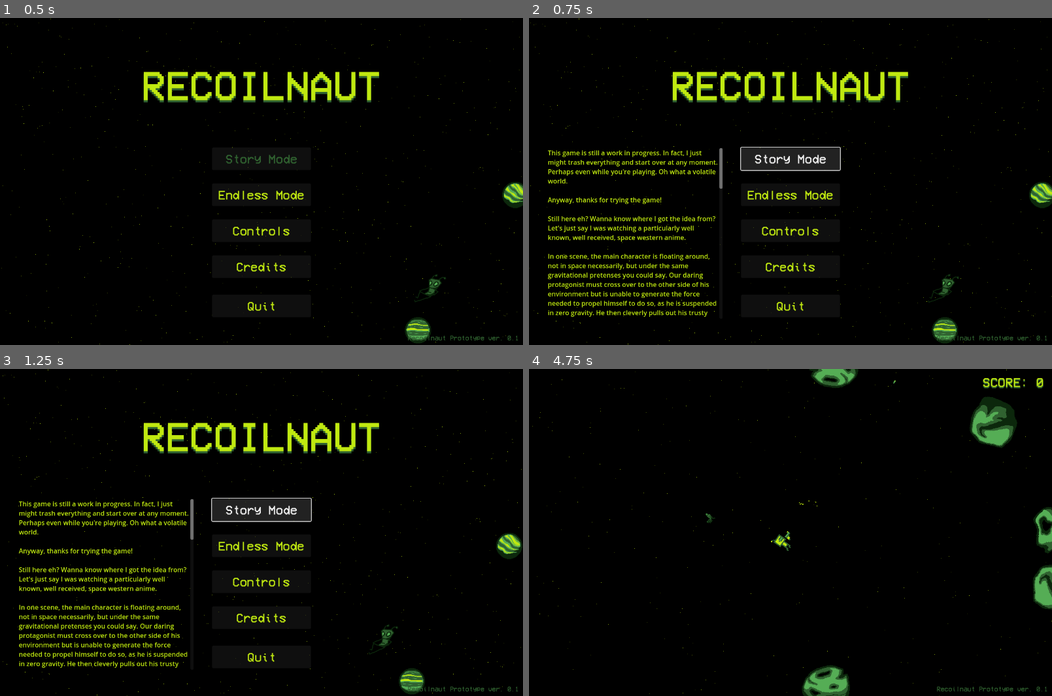
Above: before the commit, frames 1-4 (two rows, left to right).
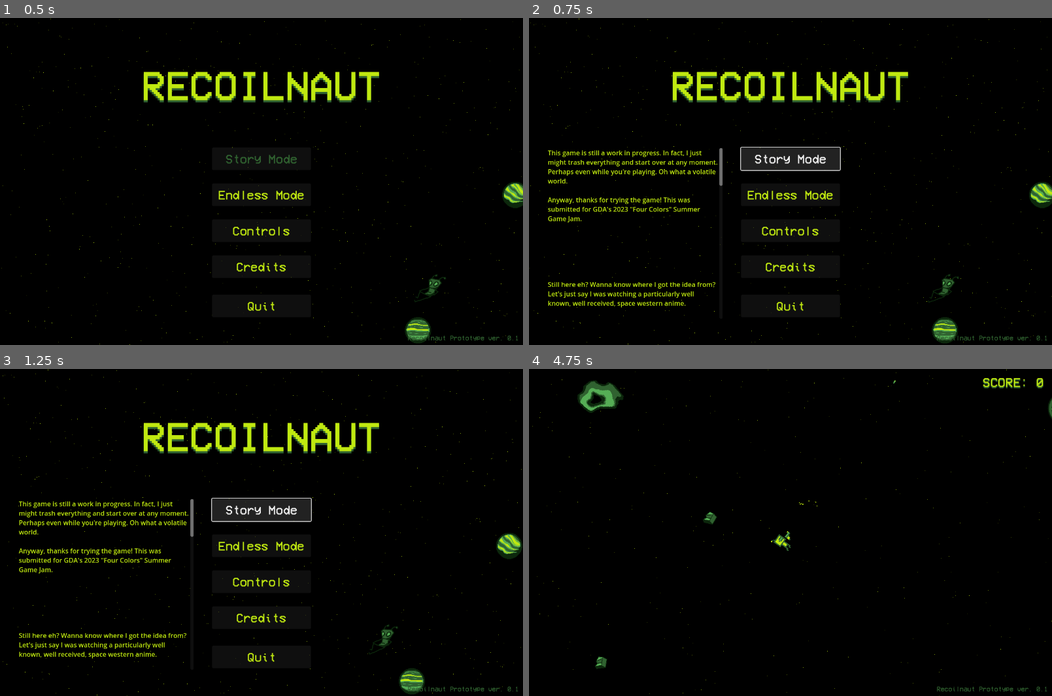
Above: after the commit, the same moments.

Repository: Jay-Dante/Recoilnaut-Prototype
Game: Godot game, scene res://Scenes/main_menu.tscn
Same seed, same stepped clock (60 frames per second), same inputs: the game is played once before the commit and once after it.
Inputs (mouse positions are in pixels of both pictures, inside the frame that each line leads up to):
- Up to frame 1 (0.5 s): no input
- Up to frame 2 (0.75 s): click "Story Mode" at 0.5 s
- Up to frame 3 (1.25 s): no input
- Up to frame 4 (4.75 s): click "Story Mode" at 1.25 s; click "Endless Mode" at 2 s; move the mouse to (905, 516) at 2.77 s; click (905, 516) at 2.85 s; move the mouse to (685, 548) at 3.52 s; click (685, 548) at 3.6 s; move the mouse to (842, 460) at 4.27 s; click (842, 460) at 4.35 s

Frame 1 is identical in both runs. In frame 2, 2.8% of the frame differs, in the area x 3-37%, y 51-92%; in frame 3, 2.8%; in frame 4, 3.6%, in the area x 9-100%, y 0-100%.

Commit message:
Random Asteroid Spawning

Diff:
--- /dev/null
+++ b/Scenes/GoofyAh.tscn
@@ -0,0 +1,8 @@
+[gd_scene load_steps=2 format=3 uid="uid://b4u2d0gcgg8no"]
+
+[ext_resource type="AudioStream" uid="uid://dbuedfim0qyra" path="res://Assets/Music/GoofyAhSong.wav" id="1_r0kme"]
+
+[node name="AudioStreamPlayer2D" type="AudioStreamPlayer"]
+stream = ExtResource("1_r0kme")
+volume_db = -50.0
+autoplay = true
--- a/Scenes/Test_Scene.tscn
+++ b/Scenes/Test_Scene.tscn
@@ -1,13 +1,14 @@
-[gd_scene load_steps=10 format=3 uid="uid://bvfjdbhov71c0"]
+[gd_scene load_steps=11 format=3 uid="uid://bvfjdbhov71c0"]
 
 [ext_resource type="PackedScene" uid="uid://ce5hcqoq1v8d" path="res://Scenes/recoilnaut.tscn" id="1_6v4gp"]
 [ext_resource type="Script" path="res://Scripts/game.gd" id="1_jdrf8"]
 [ext_resource type="PackedScene" uid="uid://dky3hkhshbj4v" path="res://Scenes/hud.tscn" id="2_cd1rt"]
-[ext_resource type="PackedScene" uid="uid://cudgdf6e38n7y" path="res://Scenes/asteroid.tscn" id="3_a5edd"]
 [ext_resource type="PackedScene" uid="uid://bbeu6ls63kc50" path="res://Scenes/game_over_screen.tscn" id="4_22l8h"]
 [ext_resource type="PackedScene" uid="uid://dktd4wxi75vim" path="res://Scenes/health.tscn" id="4_xsfd6"]
 [ext_resource type="Script" path="res://Scenes/StarfieldParallax.gd" id="7_hbmsb"]
 [ext_resource type="PackedScene" uid="uid://c0psba0a4hq2i" path="res://Scenes/debris.tscn" id="8_nqflh"]
+[ext_resource type="PackedScene" uid="uid://b4u2d0gcgg8no" path="res://Scenes/GoofyAh.tscn" id="9_vv3qt"]
+[ext_resource type="PackedScene" uid="uid://dehl5f4ildtms" path="res://Scenes/spawn_timer.tscn" id="10_f61fe"]
 
 [sub_resource type="ParticleProcessMaterial" id="ParticleProcessMaterial_1pqoh"]
 emission_shape = 3
@@ -51,49 +52,31 @@
 preprocess = 280.0
 speed_scale = 64.0
 
+[node name="AudioStreamPlayer2D" parent="Recoilnaut" instance=ExtResource("9_vv3qt")]
+volume_db = -20.0
+
+[node name="Timer" parent="Recoilnaut" instance=ExtResource("10_f61fe")]
+autostart = true
+
 [node name="Bullets" type="Node" parent="."]
 
 [node name="Debris" type="Node" parent="."]
 
 [node name="Asteroids" type="Node" parent="Debris"]
 
-[node name="Asteroid" parent="Debris/Asteroids" instance=ExtResource("3_a5edd")]
-position = Vector2(308, -81)
+[node name="Wreckage" type="Node" parent="Debris"]
 
-[node name="Asteroid2" parent="Debris/Asteroids" instance=ExtResource("3_a5edd")]
-position = Vector2(-182, 223)
-
-[node name="Asteroid3" parent="Debris/Asteroids" instance=ExtResource("3_a5edd")]
-position = Vector2(-94, 580)
-
-[node name="Asteroid4" parent="Debris/Asteroids" instance=ExtResource("3_a5edd")]
-position = Vector2(149, 977)
-
-[node name="Asteroid5" parent="Debris/Asteroids" instance=ExtResource("3_a5edd")]
-position = Vector2(541, 982)
-
-[node name="Asteroid6" parent="Debris/Asteroids" instance=ExtResource("3_a5edd")]
-position = Vector2(900, 946)
-
-[node name="Asteroid7" parent="Debris/Asteroids" instance=ExtResource("3_a5edd")]
-position = Vector2(1278, 934)
-
-[node name="Asteroid8" parent="Debris/Asteroids" instance=ExtResource("3_a5edd")]
-position = Vector2(1399, 572)
-
-[node name="Asteroid9" parent="Debris/Asteroids" instance=ExtResource("3_a5edd")]
-position = Vector2(1378, 244)
-
-[node name="Asteroid10" parent="Debris/Asteroids" instance=ExtResource("3_a5edd")]
-position = Vector2(1114, -89)
-
-[node name="Asteroid11" parent="Debris/Asteroids" instance=ExtResource("3_a5edd")]
-position = Vector2(743, -103)
-
-[node name="debris" parent="Debris/Asteroids" instance=ExtResource("8_nqflh")]
+[node name="debris" parent="Debris/Wreckage" instance=ExtResource("8_nqflh")]
 position = Vector2(328, 376)
 
-[node name="Wreckage" type="Node" parent="Debris"]
+[node name="debris2" parent="Debris/Wreckage" instance=ExtResource("8_nqflh")]
+position = Vector2(1216, 704)
+
+[node name="debris3" parent="Debris/Wreckage" instance=ExtResource("8_nqflh")]
+position = Vector2(62, 730)
+
+[node name="debris4" parent="Debris/Wreckage" instance=ExtResource("8_nqflh")]
+position = Vector2(1197, 106)
 
 [node name="PlayerSpawn" type="Node2D" parent="."]
 position = Vector2(640, 400)
--- /dev/null
+++ b/Scenes/da_drone.tscn
@@ -0,0 +1,7 @@
+[gd_scene load_steps=2 format=3 uid="uid://01wxt76kg064"]
+
+[ext_resource type="AudioStream" uid="uid://ds18lgwig1ios" path="res://Assets/Music/HeresyoDronedoo.wav" id="1_csapc"]
+
+[node name="DaDrone" type="AudioStreamPlayer2D"]
+stream = ExtResource("1_csapc")
+volume_db = -15.0
--- a/Scenes/debris.gd
+++ b/Scenes/debris.gd
@@ -14,8 +14,7 @@
 
 var smallSpriteTextures = [
 	"res://Assets/Art/Debris/Small/Debris7.png",
-	"res://Assets/Art/Debris/Small/Debris14.png",
-	"res://Assets/Art/Debris/Small/Debris17.png"
+	"res://Assets/Art/Debris/Small/Debris14.png"
 	]
 
 var mediumSpriteTextures = [
@@ -25,7 +24,8 @@
 	"res://Assets/Art/Debris/Small/Debris16.png",
 	"res://Assets/Art/Debris/Small/Debris13.png",
 	"res://Assets/Art/Debris/Small/Debris15.png",
-	"res://Assets/Art/Debris/Medium/Debris10.png"
+	"res://Assets/Art/Debris/Medium/Debris10.png",
+	"res://Assets/Art/Debris/Small/Debris17.png"
 ]
 
 var largeSpriteTextures = [
--- a/Scenes/main_menu.gd
+++ b/Scenes/main_menu.gd
@@ -3,6 +3,13 @@
 @onready var UM = $StoryModeButton/UnnecessaryMonologue;
 @onready var Controls = $ControlsButton/Instructions;
 @onready var Credits = $CreditsButton/Credits;
+#@onready var audioPlayer = $DaDrone;
+#
+#func _ready():
+#	var audio = preload("res://Assets/Music/HeresyoDronedoo.wav");
+#	audioPlayer.stream = audio;
+#	audioPlayer.loop = true;
+#	audioPlayer.play();
 
 func _on_story_mode_button_pressed():
 	UM.visible = !UM.visible;
--- a/Scenes/main_menu.tscn
+++ b/Scenes/main_menu.tscn
@@ -1,10 +1,11 @@
-[gd_scene load_steps=13 format=3 uid="uid://rg6geehig6om"]
+[gd_scene load_steps=14 format=3 uid="uid://rg6geehig6om"]
 
 [ext_resource type="FontFile" uid="uid://dynf0qxshk31i" path="res://Assets/Type/VCR_OSD_MONO_1.001.ttf" id="1_5d01w"]
 [ext_resource type="Script" path="res://Scenes/main_menu.gd" id="1_i2ina"]
 [ext_resource type="Texture2D" uid="uid://cuu5n4ldakfap" path="res://Assets/Art/Instructions.png" id="3_ok2tc"]
 [ext_resource type="Texture2D" uid="uid://b7fonqwejw52t" path="res://Assets/Art/Planets/Sheet_Planets.png" id="4_uw4ux"]
 [ext_resource type="Texture2D" uid="uid://c3k6pi1lfircd" path="res://Assets/Art/Debris/Sheet_Debris.png" id="5_ceq3l"]
+[ext_resource type="PackedScene" uid="uid://01wxt76kg064" path="res://Scenes/da_drone.tscn" id="6_hib1w"]
 
 [sub_resource type="LabelSettings" id="LabelSettings_vnouq"]
 font = ExtResource("1_5d01w")
@@ -123,7 +124,12 @@
 theme_override_colors/default_color = Color(0.752941, 0.913725, 0.0627451, 1)
 text = "This game is still a work in progress. In fact, I just might trash everything and start over at any moment. Perhaps even while you're playing. Oh what a volatile world.
 
-Anyway, thanks for trying the game!
+Anyway, thanks for trying the game! This was submitted for GDA's 2023 \"Four Colors\" Summer Game Jam.
+
+
+
+
+
 
 Still here eh? Wanna know where I got the idea from? Let's just say I was watching a particularly well known, well received, space western anime.
 
@@ -219,26 +225,37 @@
 texture = ExtResource("3_ok2tc")
 
 [node name="Aim" type="Label" parent="ControlsButton/Instructions"]
-offset_left = -48.897
-offset_top = -41.5296
-offset_right = 57.103
-offset_bottom = -15.5296
+offset_left = -49.0
+offset_top = -62.9988
+offset_right = 57.0
+offset_bottom = -44.9988
 theme_override_colors/font_color = Color(0.752941, 0.913725, 0.0627451, 1)
 theme_override_fonts/font = ExtResource("1_5d01w")
 theme_override_font_sizes/font_size = 14
 text = "MOUSE TO AIM"
 
-[node name="Aim" type="Label" parent="ControlsButton/Instructions/Aim"]
-layout_mode = 0
-offset_left = -0.0533447
-offset_top = 60.4439
-offset_right = 105.947
-offset_bottom = 86.4439
+[node name="CTS" type="Label" parent="ControlsButton/Instructions/Aim"]
+layout_mode = 0
+offset_left = -8.43152
+offset_top = 3.62356
+offset_right = 106.568
+offset_bottom = 35.6236
 theme_override_colors/font_color = Color(0.752941, 0.913725, 0.0627451, 1)
 theme_override_fonts/font = ExtResource("1_5d01w")
 theme_override_font_sizes/font_size = 14
-text = "CLICK
-TO SHOOT"
+text = "
+CLICK TO SHOOT"
+
+[node name="CTS2" type="Label" parent="ControlsButton/Instructions/Aim"]
+layout_mode = 0
+offset_left = -8.43152
+offset_top = 96.2653
+offset_right = 106.568
+offset_bottom = 128.265
+theme_override_colors/font_color = Color(0.752941, 0.913725, 0.0627451, 1)
+theme_override_fonts/font = ExtResource("1_5d01w")
+theme_override_font_sizes/font_size = 14
+text = "'R' TO RESTART"
 
 [node name="CreditsButton" type="Button" parent="."]
 layout_mode = 1
@@ -265,7 +282,7 @@
 offset_right = 406.0
 offset_bottom = -291.0
 theme_override_colors/font_color = Color(0.188235, 0.384314, 0.188235, 1)
-text = "@Jay_Dante: Programming, Art, Design
+text = "@Jay_Dante: Programming, Art, Sound, Design
 @T.K.: Music, Sound, Design"
 
 [node name="QuitButton" type="Button" parent="."]
@@ -326,6 +343,9 @@
 lifetime = 600.0
 preprocess = 20.0
 
+[node name="DaDrone" parent="." instance=ExtResource("6_hib1w")]
+autoplay = true
+
 [connection signal="pressed" from="StoryModeButton" to="." method="_on_story_mode_button_pressed"]
 [connection signal="pressed" from="EndlessModeButton" to="." method="_on_endless_mode_button_pressed"]
 [connection signal="pressed" from="ControlsButton" to="." method="_on_controls_button_pressed"]
--- a/Scenes/pistol_bullet.tscn
+++ b/Scenes/pistol_bullet.tscn
@@ -17,6 +17,7 @@
 texture = ExtResource("1_xbqgk")
 
 [node name="CollisionShape2D" type="CollisionShape2D" parent="."]
+visible = false
 texture_filter = 1
 position = Vector2(0, -0.5)
 shape = SubResource("RectangleShape2D_46bfd")
@@ -39,5 +40,21 @@
 [node name="Bullet_Rico" type="AudioStreamPlayer2D" parent="."]
 stream = ExtResource("3_7g6u0")
 
+[node name="Ricocles" type="CPUParticles2D" parent="."]
+z_index = 100
+emitting = false
+amount = 10
+one_shot = true
+explosiveness = 1.0
+emission_shape = 1
+emission_sphere_radius = 1.0
+spread = 180.0
+gravity = Vector2(0, 0)
+initial_velocity_min = 50.0
+initial_velocity_max = 50.0
+scale_amount_min = 2.0
+scale_amount_max = 4.0
+color = Color(0.466667, 0.643137, 0.466667, 1)
+
 [connection signal="area_entered" from="." to="." method="_on_area_entered"]
 [connection signal="screen_exited" from="VisibleOnScreenNotifier2D" to="." method="_on_visible_on_screen_notifier_2d_screen_exited"]
--- /dev/null
+++ b/Scenes/spawn_timer.gd
@@ -0,0 +1,20 @@
+extends Timer
+
+signal object_instantiated(obj: Node2D);
+
+@onready var asteroid_obs = preload("res://Scenes/asteroid.tscn");
+@onready var debris_obs = preload("res://Scenes/debris.gd");
+
+var location = Vector2();
+
+func instance_objects():
+	var obj1 = null;
+	emit_signal("object_instantiated", obj1);
+	print("object signal emitted");
+
+func _on_timeout():
+	randomize();
+	location.x = randi_range(1280, 1600);
+	location.y = randi_range(800, 1000);
+
+	instance_objects();
--- /dev/null
+++ b/Scenes/spawn_timer.tscn
@@ -0,0 +1,8 @@
+[gd_scene load_steps=2 format=3 uid="uid://dehl5f4ildtms"]
+
+[ext_resource type="Script" path="res://Scenes/spawn_timer.gd" id="1_ys8ca"]
+
+[node name="Timer" type="Timer"]
+script = ExtResource("1_ys8ca")
+
+[connection signal="timeout" from="." to="." method="_on_timeout"]
--- a/Scripts/Asteroid.gd
+++ b/Scripts/Asteroid.gd
@@ -25,11 +25,11 @@
 	get:
 		match size:
 			BodySize.SMALL:
+				return 200;
+			BodySize.MEDIUM:
 				return 100;
-			BodySize.MEDIUM:
+			BodySize.LARGE:
 				return 50;
-			BodySize.LARGE:
-				return 25;
 			_:
 				return 0;
 
--- a/Scripts/game.gd
+++ b/Scripts/game.gd
@@ -6,6 +6,7 @@
 @onready var hud = $UI/HUD;
 @onready var game_over = $UI/GameOverScreen;
 @onready var player_spawn = $PlayerSpawn;
+@onready var timer_node = $Recoilnaut/Timer;
 
 var asteroid_scene = preload("res://Scenes/asteroid.tscn");
 
@@ -21,8 +22,10 @@
 	game_over.visible = false;
 	score = 0;
 	health = 1;
+
 	player.connect("pb_shot", _on_player_pb_shot);
 	player.connect("died", _on_player_died);
+	timer_node.connect("object_instantiated", _on_object_instantiated);
 
 	for Asteroid in asteroids.get_children():
 		Asteroid.connect("destroyed", _on_asteroid_destroyed);
@@ -67,10 +70,21 @@
 # determine what is spawned from destroying an asteroid: More asteroids or items
 # TODO: Implement Ammo & Health Drops
 func asteroid_drop(pos, size):
-	print("Asteroid_Drop Called")
+	print("Asteroid_Drop Called");
 	var a = asteroid_scene.instantiate();
 	a.global_position = pos;
 	a.size = size;
 	a.connect("destroyed", _on_asteroid_destroyed);
 	# asteroids.add_child(a);
 	asteroids.call_deferred("add_child", a);
+
+func _on_object_instantiated(obj):
+	var bodySizes = [
+		Asteroid.BodySize.SMALL,
+		Asteroid.BodySize.MEDIUM,
+		Asteroid.BodySize.LARGE,
+	]
+	var randomSize = bodySizes[randi() % bodySizes.size()];
+	print(randomSize);
+	asteroid_drop(global_position, randomSize);
+	print("Child Asteroid Spawned");
--- a/Scripts/pistol_bullet.gd
+++ b/Scripts/pistol_bullet.gd
@@ -25,7 +25,8 @@
 	if area is Debris:
 			var debris = area;
 			$Bullet_Rico.play();
+			$Ricocles.emitting = true;
 			cshape.set_deferred("disabled", true);
 			sprite.set_deferred("visible", false);
-			await get_tree().create_timer(1).timeout;
+			await get_tree().create_timer(2).timeout;
 			queue_free();
Not shown, added: Assets/Music/GoofyAhSong.wav.import
Not shown, added: Assets/Music/HeresyoDronedoo.wav.import
Not shown, added: Assets/Music/GoofyAhSong.wav
Not shown, added: Assets/Music/HeresyoDronedoo.wav
